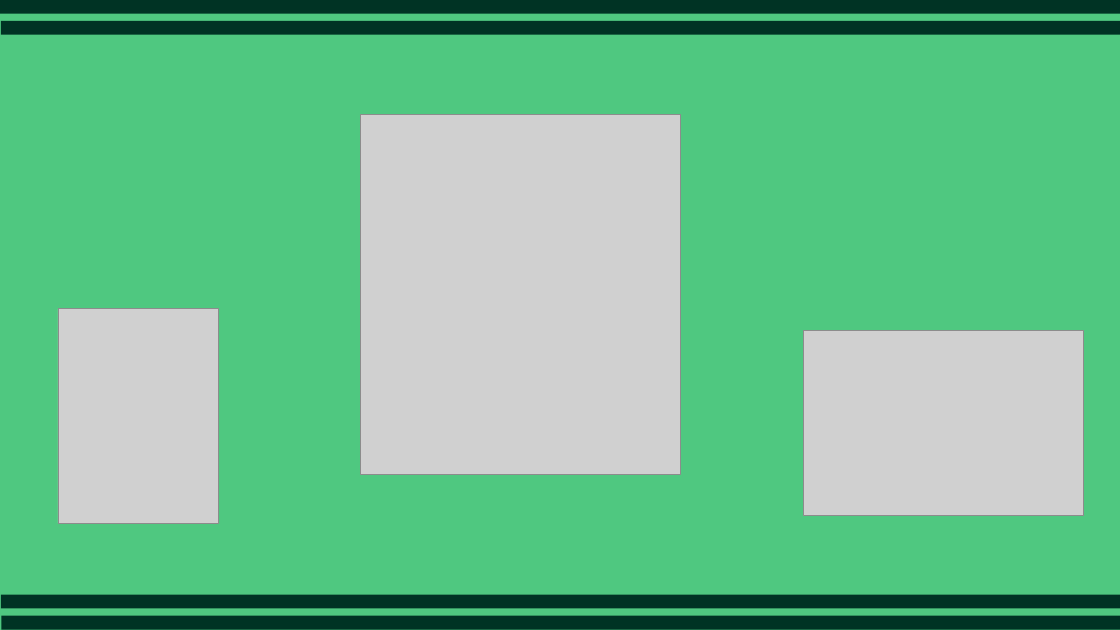
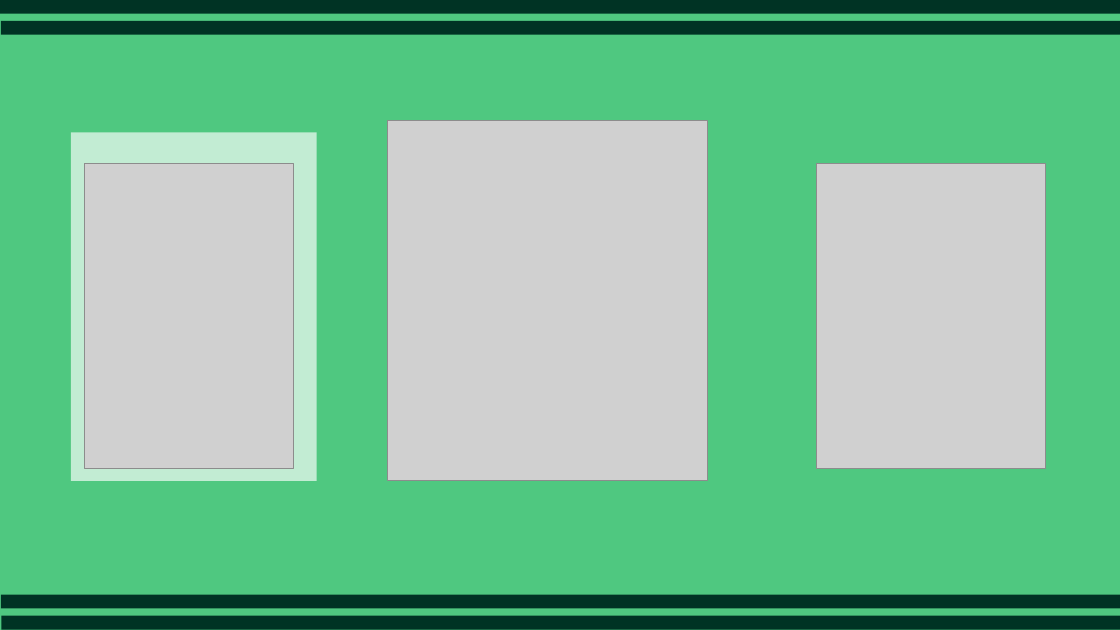
Before and after one commit to bispojr/ifce-crato, a slide deck: slide 50 of minicursos/git-e-github/slides.pptx (slide 41 before the commit). Drawn at 1120x630 pixels with LibreOffice and Linux fonts; fonts in the diff are those of the drawing; grey boxes stand for pictures. Boxes give left, top, right and bottom in pixels: in the first picture for what was removed or moved away, otherwise in the second. Text is boxed around its words. In the diff, an @@ line names an element or a change of style, - is before the commit and + after.

```diff
--- a/minicursos/git-e-github/slides.pptx
+++ b/minicursos/git-e-github/slides.pptx
@@ rectangle added at [71, 132, 317, 481], fill #FFFFFF at 66% opacity @@
@@ picture: place and size @@
-picture at [360, 115, 680, 476]
+picture at [387, 121, 707, 481]
@@ picture added at [85, 164, 293, 469] @@
@@ picture: place and size @@
-picture at [58, 308, 219, 523]
+picture at [817, 164, 1045, 469]
@@ picture removed at [803, 330, 1084, 516] @@
```
Also in this commit, not shown: 2 other slides changed, 9 slides added.
